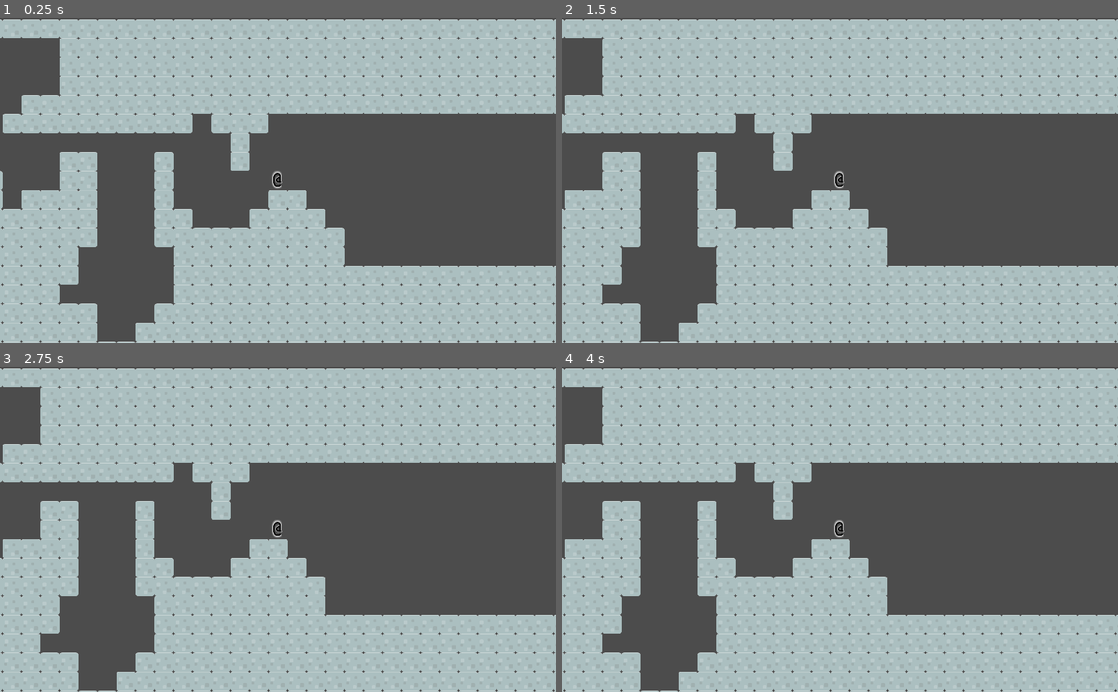
Above: before the commit, frames 1-4 (two rows, left to right).
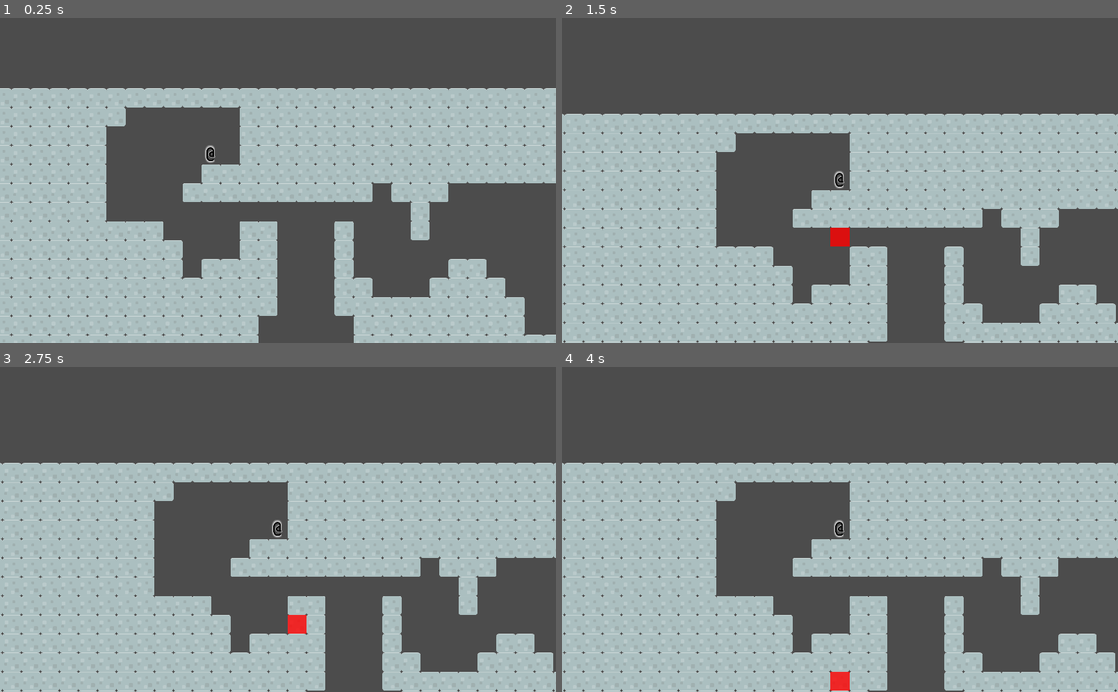
Above: after the commit, the same moments.

Repository: Edearth/vertical_rl
Game: Godot game, scene res://scenes/debug.tscn
Same seed, same stepped clock (60 frames per second), same inputs: the game is played once before the commit and once after it.
Inputs:
- Up to frame 1 (0.25 s): no input
- Up to frame 2 (1.5 s): hold Right (right) 0.53-1.28 s; tap J (jump) at 0.6, 0.77, 1.07 s; hold Down (down) from 1.28 s (still down); tap . (wait) at 1.35 s
- Up to frame 3 (2.75 s): tap J (jump) at 1.52, 1.55, 1.82, 2.1 s; release Down (down) at 2.03 s; hold Right (right) from 2.03 s (still down)
- Up to frame 4 (4 s): tap Enter at 2.75 s; release Right (right) at 2.78 s; hold Up (up) 2.78-3.53 s; tap . (wait) at 2.85 s; tap J (jump) at 3.02, 3.05, 3.32, 3.6, 3.77 s; hold Left (left) from 3.53 s (still down)

The runs differ from the first frame. In frame 1, 57% of the frame differs, in the area x 0-100%, y 0-100%; in frame 2, 64%; in frame 3, 64%; in frame 4, 64%.

Commit message:
Add basic jump selection highlight

Diff:
--- a/scenes/Simulation.gd
+++ b/scenes/Simulation.gd
@@ -55,7 +55,7 @@
 		else:
 			next_coords.y += normalize(final_coords.y - next_coords.y)
 
-		if is_cell_ground(next_coords):
+		if map.is_cell_ground(next_coords):
 			break
 		else:
 			current_coords = next_coords
@@ -72,7 +72,4 @@
 func hit_ground(actor):
 	var below_actor = actor.coordinates
 	below_actor.y += 1
-	return is_cell_ground(below_actor)
-
-func is_cell_ground(coords):
-	return map.get_cell(coords.x, coords.y) != TileMap.INVALID_CELL #this will need to be abstracted to check different tile types, probably on its own map thing
+	return map.is_cell_ground(below_actor)
--- a/scenes/actors/_player/Player.tscn
+++ b/scenes/actors/_player/Player.tscn
@@ -21,5 +21,5 @@
 [node name="PhysicsData" parent="." instance=ExtResource( 4 )]
 
 [node name="ActorData" parent="." instance=ExtResource( 2 )]
-coordinates = Vector2( 14, 4 )
+coordinates = Vector2( 1, -1 )
 display_name = "Player"
--- a/scenes/debug.tscn
+++ b/scenes/debug.tscn
@@ -1,16 +1,9 @@
-[gd_scene load_steps=7 format=2]
+[gd_scene load_steps=5 format=2]
 
 [ext_resource path="res://scenes/map/map.tscn" type="PackedScene" id=1]
 [ext_resource path="res://scenes/actors/_player/Player.tscn" type="PackedScene" id=2]
-[ext_resource path="res://assets/fonts/Cascadia.ttf" type="DynamicFontData" id=3]
-[ext_resource path="res://scripts/event_bus/EmitSignalOnButtonClicked.gd" type="Script" id=4]
+[ext_resource path="res://scenes/gui/GUI.tscn" type="PackedScene" id=3]
 [ext_resource path="res://scenes/Simulation.gd" type="Script" id=5]
-
-[sub_resource type="DynamicFont" id=1]
-size = 24
-outline_size = 1
-outline_color = Color( 0.560784, 0.223529, 0.654902, 1 )
-font_data = ExtResource( 3 )
 
 [node name="Node2D" type="Node2D"]
 
@@ -23,37 +16,12 @@
 [node name="Actors" type="Node" parent="Simulation"]
 
 [node name="Player" parent="Simulation/Actors" instance=ExtResource( 2 )]
+position = Vector2( 980, 280 )
 
 [node name="Camera2D" type="Camera2D" parent="Simulation/Actors/Player"]
 offset = Vector2( 35, 35 )
 current = true
 zoom = Vector2( 2, 2 )
+smoothing_enabled = true
 
-[node name="GUI" type="Control" parent="Simulation/Actors/Player/Camera2D"]
-anchor_right = 1.0
-anchor_bottom = 1.0
-margin_left = -992.0
-margin_top = -568.0
-margin_right = 1056.0
-margin_bottom = 632.0
-size_flags_horizontal = 3
-size_flags_vertical = 3
-__meta__ = {
-"_edit_use_anchors_": false
-}
-
-[node name="Button" type="Button" parent="Simulation/Actors/Player/Camera2D/GUI"]
-visible = false
-anchor_left = 1.0
-anchor_top = 1.0
-anchor_right = 1.0
-anchor_bottom = 1.0
-margin_left = -77.0
-margin_top = -36.0
-custom_fonts/font = SubResource( 1 )
-text = "Wait"
-script = ExtResource( 4 )
-__meta__ = {
-"_edit_use_anchors_": false
-}
-signal_name = "tick"
+[node name="GUI" parent="Simulation/Actors/Player/Camera2D" instance=ExtResource( 3 )]
--- /dev/null
+++ b/scenes/gui/GUI.gd
@@ -0,0 +1,4 @@
+extends Node
+
+func _ready():
+	Singletons.set_instance(Singletons.GUI, $Canvas)
--- /dev/null
+++ b/scenes/gui/GUI.tscn
@@ -0,0 +1,40 @@
+[gd_scene load_steps=5 format=2]
+
+[ext_resource path="res://scripts/event_bus/EmitSignalOnButtonClicked.gd" type="Script" id=1]
+[ext_resource path="res://assets/fonts/Cascadia.ttf" type="DynamicFontData" id=2]
+[ext_resource path="res://scenes/gui/GUI.gd" type="Script" id=3]
+
+[sub_resource type="DynamicFont" id=1]
+size = 24
+outline_size = 1
+outline_color = Color( 0.560784, 0.223529, 0.654902, 1 )
+font_data = ExtResource( 2 )
+
+[node name="GUI" type="Node"]
+script = ExtResource( 3 )
+
+[node name="Canvas" type="Control" parent="."]
+anchor_right = 1.0
+anchor_bottom = 1.0
+margin_right = 1064.0
+margin_bottom = 600.0
+size_flags_horizontal = 3
+size_flags_vertical = 3
+__meta__ = {
+"_edit_use_anchors_": false
+}
+
+[node name="Button" type="Button" parent="Canvas"]
+anchor_left = 1.0
+anchor_top = 1.0
+anchor_right = 1.0
+anchor_bottom = 1.0
+margin_left = -77.0
+margin_top = -36.0
+custom_fonts/font = SubResource( 1 )
+text = "Wait"
+script = ExtResource( 1 )
+__meta__ = {
+"_edit_use_anchors_": false
+}
+signal_name = "tick"
--- /dev/null
+++ b/scenes/map/MapController.gd
@@ -0,0 +1,7 @@
+extends TileMap
+
+func _ready():
+	pass
+
+func is_cell_ground(coords):
+	return self.get_cell(coords.x, coords.y) != TileMap.INVALID_CELL
--- a/scenes/map/map.tscn
+++ b/scenes/map/map.tscn
@@ -1,7 +1,8 @@
-[gd_scene load_steps=4 format=2]
+[gd_scene load_steps=5 format=2]
 
 [ext_resource path="res://assets/tiles/slice16_16.png" type="Texture" id=1]
 [ext_resource path="res://scenes/map/Map.gd" type="Script" id=2]
+[ext_resource path="res://scenes/map/MapController.gd" type="Script" id=3]
 
 [sub_resource type="TileSet" id=1]
 0/name = "wall"
@@ -27,3 +28,4 @@
 cell_size = Vector2( 70, 70 )
 format = 1
 tile_data = PoolIntArray( -196621, 0, 0, -196620, 0, 0, -196619, 0, 0, -196618, 0, 0, -196617, 0, 0, -196616, 0, 0, -19 …(11743 unchanged characters)…
+script = ExtResource( 3 )
--- a/scripts/constants/singletons.gd
+++ b/scripts/constants/singletons.gd
@@ -1,6 +1,6 @@
 extends Node
 
-enum { MAP, PLAYER }
+enum { MAP, PLAYER, GUI }
 
 var _instances : Dictionary = {}
 
--- a/scripts/finite_state_machine/PlayerControllerSelectingJumpState.gd
+++ b/scripts/finite_state_machine/PlayerControllerSelectingJumpState.gd
@@ -2,19 +2,62 @@
 
 var state_machine
 var idle_state = "res://scripts/finite_state_machine/PlayerControllerIdleState.gd"
+var player
+
+var cursor
+var cursor_coords
 
 func on_enter(_state_machine):
 	state_machine = _state_machine
+	player = Singletons.get_instance(Singletons.PLAYER)
+	cursor_coords = player.coordinates
+
+	var gui = Singletons.get_instance(Singletons.GUI)
+
+	cursor = Cursor.new()
+	cursor.set_coord(cursor_coords)
+	gui.add_child(cursor)
 	print("! Jump where?")
-#	update_jump_highlight()
 
 func on_exit():
-	print("! Ok.")
-#	remove_jump_highlight()
+	cursor.queue_free()
 
 func _process(_delta):
 	if Input.is_action_just_pressed("wait"):
 		print("! You wait.")
 		EventBus.emit_signal("player_finished_input")
+	elif Input.is_action_just_pressed("down"):
+		cursor_coords.y += 1
+		cursor.set_coord(cursor_coords)
+	elif Input.is_action_just_pressed("up"):
+		cursor_coords.y -= 1
+		cursor.set_coord(cursor_coords)
+	elif Input.is_action_just_pressed("left"):
+		cursor_coords.x -= 1
+		cursor.set_coord(cursor_coords)
+	elif Input.is_action_just_pressed("right"):
+		cursor_coords.x += 1
+		cursor.set_coord(cursor_coords)
 	elif Input.is_action_just_pressed("cancel"):
+		print("! Ok.")
 		state_machine.change_state(load(idle_state).new())
+
+class Cursor extends ColorRect:
+	var coord : Vector2
+	var map
+
+	func _init():
+		color = Color(1.0,0.0,0.0,0.8)
+		map = Singletons.get_instance(Singletons.MAP)
+
+	func set_coord(_coord : Vector2):
+		coord = _coord
+
+		self.rect_position = map.map_to_world(coord, true)
+		self.rect_size = map.cell_size
+		update()
+		print("test b")
+
+	func _ready():
+		update()
+		print("test d - "+str(self.get_global_rect()))
